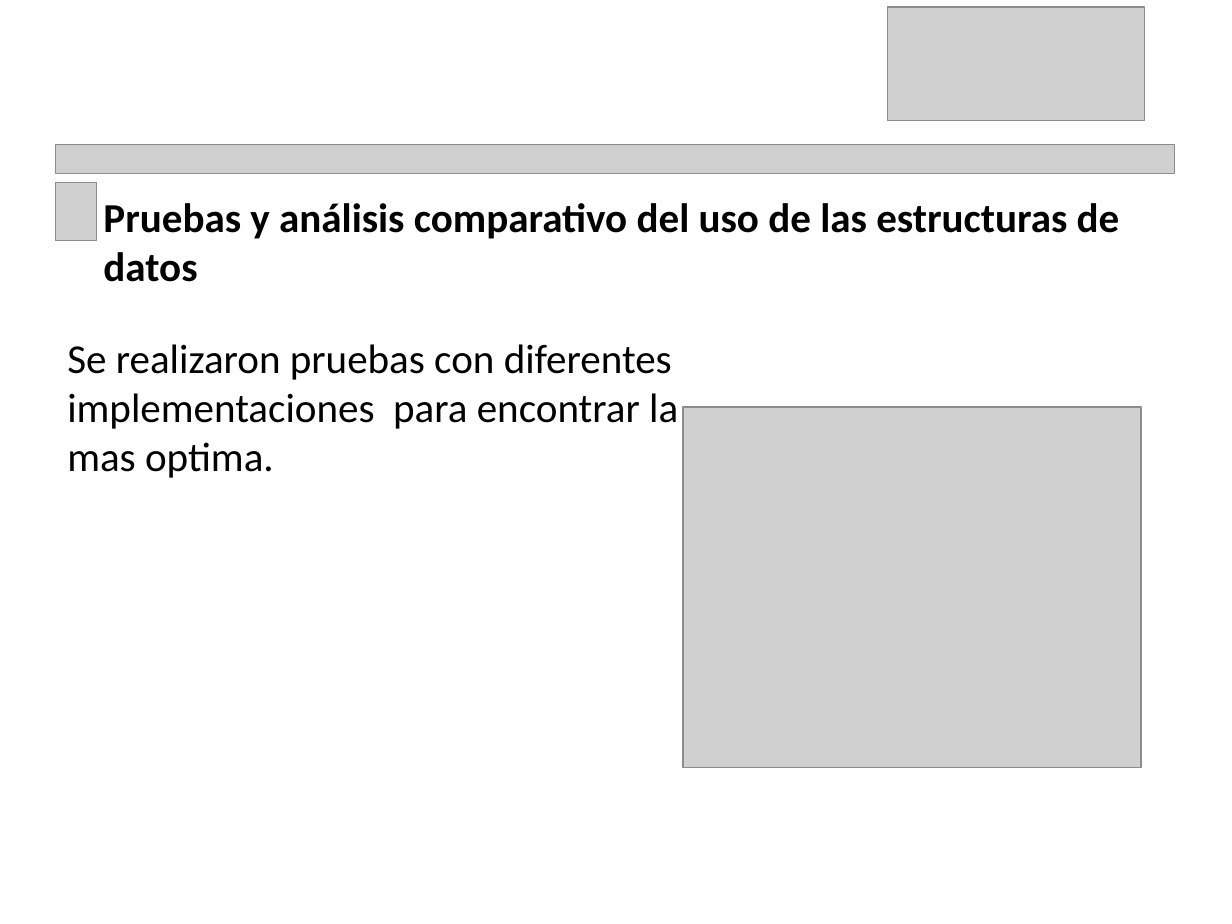
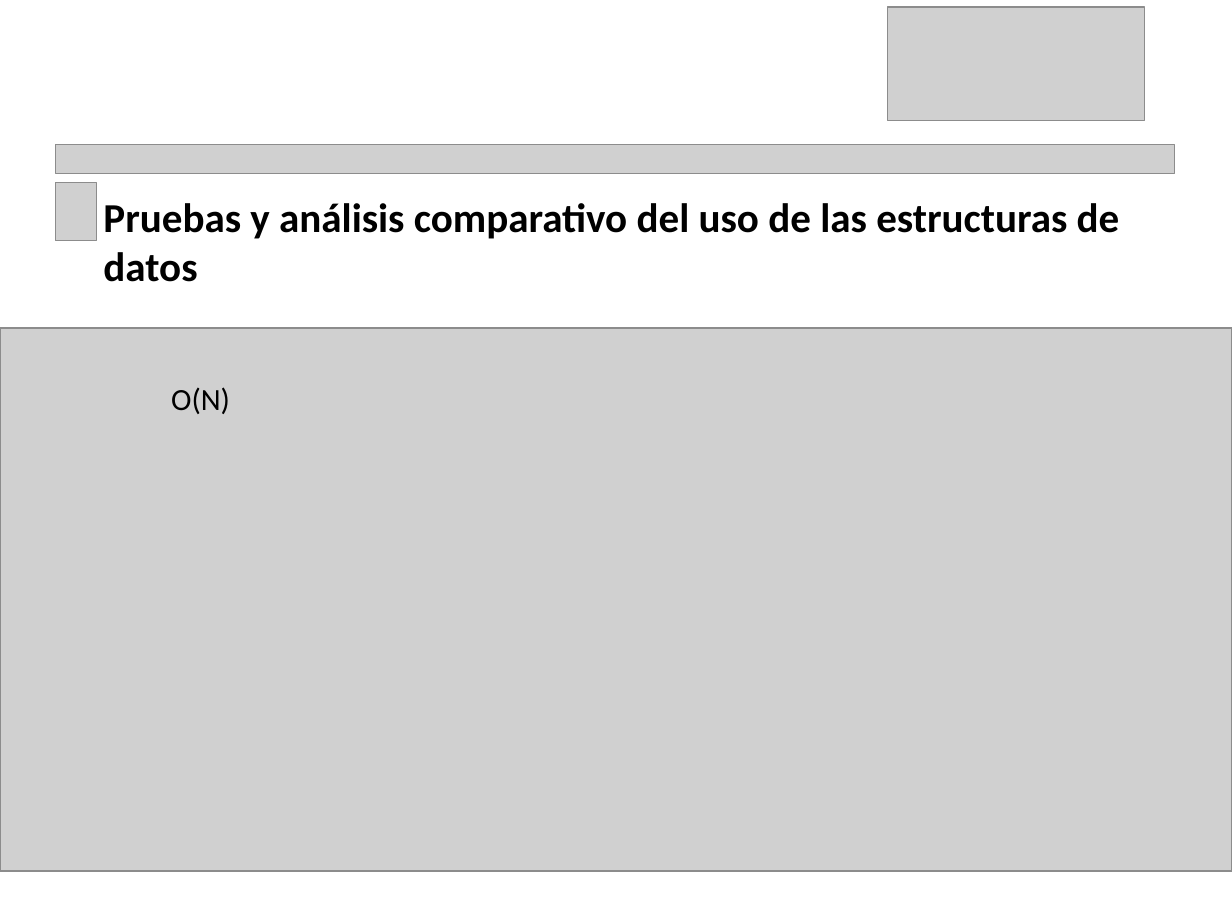
Before and after one commit to mora200217/GVoice, a slide deck: slide 6 of Docs/Presentacion-primera-entrega-proyecto-Gvoice.pptx (slide 9 before the commit). Drawn at 1232x924 pixels with LibreOffice and Linux fonts; fonts in the diff are those of the drawing; grey boxes stand for pictures. Boxes give left, top, right and bottom in pixels: in the first picture for what was removed or moved away, otherwise in the second. Text is boxed around its words. In the diff, an @@ line names an element or a change of style, - is before the commit and + after.

```diff
--- a/Docs/Presentacion-primera-entrega-proyecto-Gvoice.pptx
+++ b/Docs/Presentacion-primera-entrega-proyecto-Gvoice.pptx
@@ picture added at box(0, 328, 1232, 871) @@
@@ text removed at box(67, 344, 678, 478) @@
-Se realizaron pruebas con diferentes implementaciones para encontrar la mas optima.
@@ text added at box(171, 387, 230, 414), 18 pt, text #000000 @@
+O(N)
@@ picture removed at box(683, 407, 1141, 768) @@
```
Also in this commit, not shown: 1 other slide changed, 5 slides added, 8 slides removed, 4 other files.
